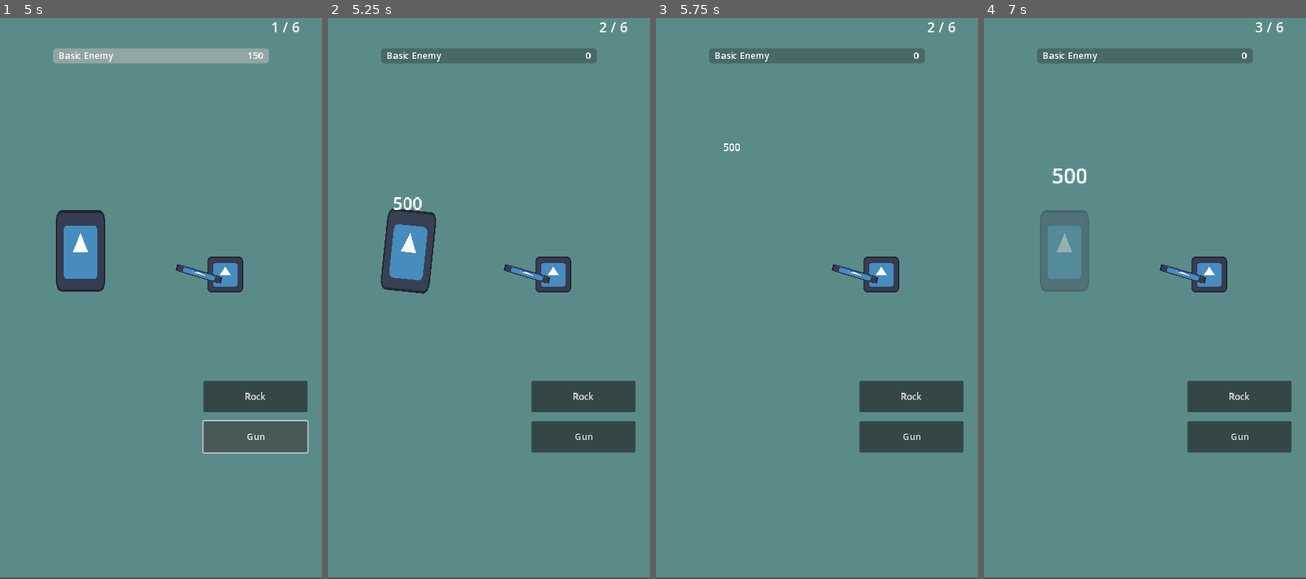
Above: before the commit, frames 1-4 (left to right).
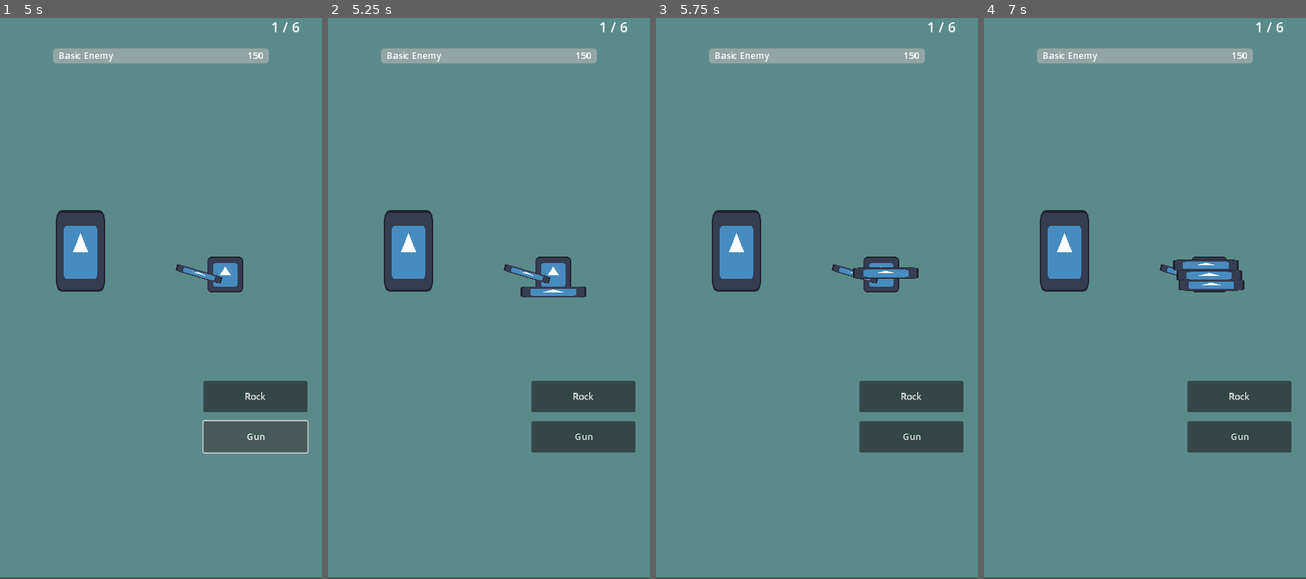
Above: after the commit, the same moments.

Repository: AhwetAlFo2ra/TapTap
Game: Godot game, scene res://GameTest/MainScreen.tscn
Same seed, same stepped clock (60 frames per second), same inputs: the game is played once before the commit and once after it. The project has no main scene, so this scene is started directly. The engine's default icon, where the game draws it, is replaced by a stand-in: a white triangle on a blue panel in a dark square.
Inputs (mouse positions are in pixels of both pictures, inside the frame that each line leads up to):
- Up to frame 1 (5 s): click "Rock" at 0.5 s; click "Gun" at 1.25 s; click "Rock" at 2 s; click "Gun" at 2.75 s; click "Rock" at 3.5 s; click "Gun" at 4.25 s
- Up to frame 2 (5.25 s): tap Enter at 5 s; move the mouse to (559, 264) at 5.02 s; click (559, 264) at 5.17 s
- Up to frame 3 (5.75 s): no input
- Up to frame 4 (7 s): move the mouse to (1080, 320) at 5.77 s; click (1080, 320) at 5.92 s; move the mouse to (1177, 163) at 6.52 s; click (1177, 163) at 6.67 s

Frame 1 is identical in both runs. In frame 2, 2.8% of the frame differs, in the area x 16-87%, y 0-50%; in frame 3, 4.4%; in frame 4, 5.0%, in the area x 16-87%, y 0-49%.

Commit message:
map and projectiles

Diff:
--- a/Project/Data/PlayerData/da_player_gun.tres
+++ b/Project/Data/PlayerData/da_player_gun.tres
@@ -1,6 +1,7 @@
-[gd_resource type="Resource" script_class="data_player" load_steps=3 format=3 uid="uid://lqmbse7p5x7c"]
+[gd_resource type="Resource" script_class="data_player" load_steps=4 format=3 uid="uid://lqmbse7p5x7c"]
 
 [ext_resource type="PackedScene" uid="uid://cvhxuld2dd25x" path="res://Visuals/PlayerVisuals/visual_player_gun.tscn" id="1_ovedd"]
+[ext_resource type="PackedScene" uid="uid://cvxuqs1mm3ryj" path="res://Visuals/Projectiles/visual_projectile_rocket.tscn" id="2_657ku"]
 [ext_resource type="Script" path="res://Data/Scripts/data_player.gd" id="2_lo54r"]
 
 [resource]
@@ -8,3 +9,5 @@
 display_name = "Gun"
 player_visual = ExtResource("1_ovedd")
 player_damage = 500.0
+unlocked = false
+projectile_visual = ExtResource("2_657ku")
--- a/Project/Data/PlayerData/da_player_rock.tres
+++ b/Project/Data/PlayerData/da_player_rock.tres
@@ -1,6 +1,7 @@
-[gd_resource type="Resource" script_class="data_player" load_steps=3 format=3 uid="uid://23hghugyxhyp"]
+[gd_resource type="Resource" script_class="data_player" load_steps=4 format=3 uid="uid://23hghugyxhyp"]
 
 [ext_resource type="PackedScene" uid="uid://cei5y8n3tqtvi" path="res://Visuals/PlayerVisuals/visual_player_rock.tscn" id="1_ffxwo"]
+[ext_resource type="PackedScene" uid="uid://bmu7reuo24yts" path="res://Visuals/Projectiles/visual_projectile_rock.tscn" id="2_5yixk"]
 [ext_resource type="Script" path="res://Data/Scripts/data_player.gd" id="2_spa58"]
 
 [resource]
@@ -9,3 +10,4 @@
 player_visual = ExtResource("1_ffxwo")
 player_damage = 100.0
 unlocked = true
+projectile_visual = ExtResource("2_5yixk")
--- a/Project/Data/Scripts/data_player.gd
+++ b/Project/Data/Scripts/data_player.gd
@@ -7,12 +7,14 @@
 @export var player_damage: float
 @export var unlocked: bool
 
+@export var projectile_visual: PackedScene
 
 # Make sure that every parameter has a default value.
 # Otherwise, there will be problems with creating and editing
 # your resource via the inspector.
-func _init(p_display_name = "Player Name", p_player_visual = null, p_player_damage = 10, p_unlocked = false):
+func _init(p_display_name = "Player Name", p_player_visual = null, p_player_damage = 10, p_unlocked = false, p_projectile_visual = null):
 	display_name = p_display_name
 	player_visual = p_player_visual
 	player_damage = p_player_damage
 	unlocked = p_unlocked
+	projectile_visual = p_projectile_visual
--- /dev/null
+++ b/Project/GameTest/map.gd
@@ -0,0 +1,30 @@
+extends Node2D
+
+@onready var panel = $SelectedMapPanel
+@onready var mapNameLabel = $SelectedMapPanel/Label_SelectedMap
+
+# Called when the node enters the scene tree for the first time.
+func _ready():
+	panel.visible = false
+
+func _on_btn_naqb_pressed():
+	print("NAQB")
+	panel.visible = true
+	mapNameLabel.set_text("NQAB")
+
+func _on_btn_ramla_pressed():
+	print("RAMLA")
+	panel.visible = true
+	mapNameLabel.set_text("RAMLA")
+
+func _on_btn_gaza_pressed():
+	print("GAZA")
+	panel.visible = true
+	mapNameLabel.set_text("GAZA")
+
+func _on_game_click_pressed():
+	panel.visible = false
+
+
+func _on_btn_start_pressed():
+	get_tree().change_scene_to_file("res://GameTest/MainScreen.tscn")
--- /dev/null
+++ b/Project/GameTest/map.tscn
@@ -0,0 +1,107 @@
+[gd_scene load_steps=12 format=3 uid="uid://reiyjueprlxv"]
+
+[ext_resource type="Script" path="res://GameTest/map.gd" id="1_bg5uh"]
+[ext_resource type="Texture2D" uid="uid://cbnoq71ficd22" path="res://Art/Map/Naqb.png" id="3_f02ip"]
+[ext_resource type="Texture2D" uid="uid://b8l8y3gc6dnwk" path="res://Art/Map/Naqb_Pressed.png" id="3_r0ljy"]
+[ext_resource type="Texture2D" uid="uid://depdups0tcovk" path="res://Art/Map/Ramla.png" id="4_1s12h"]
+[ext_resource type="BitMap" uid="uid://bg8g75r5jrmny" path="res://Art/Map/Naqb_mask.png" id="5_alvkq"]
+[ext_resource type="BitMap" uid="uid://cl1vphrgegmxp" path="res://Art/Map/Ramla_mask.png" id="5_da0ep"]
+[ext_resource type="Texture2D" uid="uid://b2kb1h7kibbn2" path="res://Art/Map/Ramla_pressed.png" id="6_ur7pc"]
+[ext_resource type="Texture2D" uid="uid://873mkiit25v2" path="res://Art/Map/Gaza.png" id="6_xuvvx"]
+[ext_resource type="BitMap" uid="uid://ctwsj14jljvsd" path="res://Art/Map/Gaza_mask.png" id="7_u0p86"]
+[ext_resource type="Texture2D" uid="uid://h177nk837f8a" path="res://Art/Map/Gaza_Pressed.png" id="9_oeola"]
+
+[sub_resource type="ButtonGroup" id="ButtonGroup_7lb7f"]
+
+[node name="map" type="Node2D"]
+script = ExtResource("1_bg5uh")
+metadata/_edit_vertical_guides_ = [288.0]
+
+[node name="ColorRect" type="ColorRect" parent="."]
+offset_right = 576.0
+offset_bottom = 1022.0
+size_flags_horizontal = 0
+size_flags_vertical = 0
+color = Color(0.356863, 0.545098, 0.537255, 1)
+metadata/_edit_use_anchors_ = true
+
+[node name="GameClick" type="Button" parent="."]
+modulate = Color(1, 1, 1, 0)
+self_modulate = Color(1, 1, 1, 0)
+offset_right = 576.0
+offset_bottom = 1022.0
+toggle_mode = true
+button_group = SubResource("ButtonGroup_7lb7f")
+
+[node name="Btn_Naqb" type="TextureButton" parent="."]
+offset_left = 98.0
+offset_top = 381.0
+offset_right = 336.0
+offset_bottom = 844.0
+toggle_mode = true
+button_group = SubResource("ButtonGroup_7lb7f")
+texture_normal = ExtResource("3_f02ip")
+texture_pressed = ExtResource("3_r0ljy")
+texture_click_mask = ExtResource("5_alvkq")
+
+[node name="Btn_Ramla" type="TextureButton" parent="."]
+offset_left = 176.0
+offset_top = 296.0
+offset_right = 254.0
+offset_bottom = 372.0
+toggle_mode = true
+button_group = SubResource("ButtonGroup_7lb7f")
+texture_normal = ExtResource("4_1s12h")
+texture_pressed = ExtResource("6_ur7pc")
+texture_click_mask = ExtResource("5_da0ep")
+
+[node name="Btn_Gaza" type="TextureButton" parent="."]
+offset_left = 88.0
+offset_top = 326.0
+offset_right = 222.0
+offset_bottom = 470.0
+toggle_mode = true
+button_group = SubResource("ButtonGroup_7lb7f")
+texture_normal = ExtResource("6_xuvvx")
+texture_pressed = ExtResource("9_oeola")
+texture_click_mask = ExtResource("7_u0p86")
+
+[node name="SelectedMapPanel" type="Control" parent="."]
+layout_mode = 3
+anchors_preset = 0
+offset_left = 70.0
+offset_top = 880.0
+offset_right = 508.0
+offset_bottom = 976.0
+
+[node name="Label_SelectedMap" type="Label" parent="SelectedMapPanel"]
+layout_mode = 1
+anchors_preset = 8
+anchor_left = 0.5
+anchor_top = 0.5
+anchor_right = 0.5
+anchor_bottom = 0.5
+offset_left = -171.0
+offset_top = -45.0
+offset_right = 171.0
+offset_bottom = 1.0
+grow_horizontal = 2
+grow_vertical = 2
+theme_override_font_sizes/font_size = 25
+text = "SELECTED NAME"
+horizontal_alignment = 1
+vertical_alignment = 1
+
+[node name="Btn_Start" type="Button" parent="SelectedMapPanel"]
+layout_mode = 0
+offset_left = 104.0
+offset_top = 49.0
+offset_right = 336.0
+offset_bottom = 96.0
+text = "START"
+
+[connection signal="pressed" from="GameClick" to="." method="_on_game_click_pressed"]
+[connection signal="pressed" from="Btn_Naqb" to="." method="_on_btn_naqb_pressed"]
+[connection signal="pressed" from="Btn_Ramla" to="." method="_on_btn_ramla_pressed"]
+[connection signal="pressed" from="Btn_Gaza" to="." method="_on_btn_gaza_pressed"]
+[connection signal="pressed" from="SelectedMapPanel/Btn_Start" to="." method="_on_btn_start_pressed"]
--- a/Project/GameTest/testInput.gd
+++ b/Project/GameTest/testInput.gd
@@ -20,6 +20,7 @@
 @export var allowed_players_data: data_allowed_players
 var player = null
 var playerDamage = 1000
+var player_projectile :PackedScene = null;
 
 # Called when the node enters the scene tree for the first time.
 func _ready():
@@ -29,29 +30,39 @@
 	_update_label_count_ui()
 
 func _on_game_gui_input(event):
+
+	if event is InputEventScreenTouch and event.is_pressed() and player_projectile:
+		var projectile_instance = player_projectile.instantiate()
+		add_child(projectile_instance)
+		projectile_instance.start_pos = player.get_global_position()
+		projectile_instance.end_pos = enemy.get_global_position() + Vector2(_get_random_in_range(-40.0,40.0), -randi()%100)
+		projectile_instance.y_max_height += _get_random_in_range(-10.0, 10.0)
+		projectile_instance.tween_complete.connect(_on_hit)
+
+func _on_hit():
 	if enemyHealth <= 0:
 		return
-	if event is InputEventScreenTouch and event.is_pressed():
-		enemyHealth -= playerDamage
-		progressBar.value = enemyHealth
-		label_enemy_hp.set_text(str(max(enemyHealth,0)))
-		var tween = create_tween().set_parallel(true)
 
-		tween.tween_property(enemy.get_child(0), "rotation_degrees", (randi() % 40 + -20), 0.05)
-		tween.chain().tween_property(enemy.get_child(0), "rotation_degrees", 0, 0.05)
+	enemyHealth -= playerDamage
+	progressBar.value = enemyHealth
+	label_enemy_hp.set_text(str(max(enemyHealth,0)))
+	var tween = create_tween().set_parallel(true)
 
-		var text_instance = floating_damage_text.instantiate()
-		text_instance.amount = playerDamage
-		add_child(text_instance)
-		var test = enemy.get_child(0).get_scale()
-		text_instance.position = enemy.get_child(0).get_global_position()-Vector2(0,test.y*64)
-		if enemyHealth <= 0:
-			#enemy.visible = false
-			enemy_dead_counter += 1
-			_update_label_count_ui()
-			#progressBar.visible = false
-			timer.start(0.8)
-			tween.tween_property(enemy.get_child(0), "modulate", Color.TRANSPARENT, 0.4)
+	tween.tween_property(enemy.get_child(0), "rotation_degrees", (randi() % 40 + -20), 0.05)
+	tween.chain().tween_property(enemy.get_child(0), "rotation_degrees", 0, 0.05)
+
+	var text_instance = floating_damage_text.instantiate()
+	text_instance.amount = playerDamage
+	add_child(text_instance)
+	var test = enemy.get_child(0).get_scale()
+	text_instance.position = enemy.get_child(0).get_global_position()-Vector2(0,test.y*64)
+	if enemyHealth <= 0:
+		#enemy.visible = false
+		enemy_dead_counter += 1
+		_update_label_count_ui()
+		#progressBar.visible = false
+		timer.start(0.8)
+		tween.tween_property(enemy.get_child(0), "modulate", Color.TRANSPARENT, 0.4)
 
 
 func _on_respawntimer_timeout():
@@ -101,6 +112,7 @@
 	var player_data = allowed_players_data.players[allowed_players_data.current_index]
 	player = player_data.player_visual.instantiate()
 	playerDamage = player_data.player_damage
+	player_projectile = player_data.projectile_visual
 	player_parent.add_child(player)
 
 
--- /dev/null
+++ b/Project/Visuals/Projectiles/projectile.gd
@@ -0,0 +1,30 @@
+extends Node2D
+
+@onready var label = $Label
+
+@export var start_pos: Vector2 = Vector2(0,0)
+@export var end_pos: Vector2 = Vector2(0,0)
+@export var time_in_air: float = 1.0
+
+@export var movementCurve: Curve
+@export var y_adjustment: Curve
+@export var y_max_height: float = 10.0
+
+signal tween_complete
+
+# Called when the node enters the scene tree for the first time.
+func _ready():
+	var tween = create_tween()
+	tween.tween_method(update_location_tween, 0.0, 1, time_in_air)
+	tween.connect("finished", on_tween_finished)
+
+func update_location_tween(t: float):
+	var new_position = start_pos.lerp(end_pos, movementCurve.sample(t))
+	new_position.y -= y_max_height * y_adjustment.sample(t)
+	set_position(new_position)
+	pass
+
+func on_tween_finished():
+	tween_complete.emit()
+	queue_free()
+	pass
--- /dev/null
+++ b/Project/Visuals/Projectiles/visual_projectile_rock.tscn
@@ -0,0 +1,34 @@
+[gd_scene load_steps=6 format=3 uid="uid://bmu7reuo24yts"]
+
+[ext_resource type="Script" path="res://Visuals/Projectiles/projectile.gd" id="1_1ea34"]
+[ext_resource type="Texture2D" uid="uid://bumhx2tx4juht" path="res://icon.svg" id="2_7jafk"]
+
+[sub_resource type="Curve" id="Curve_wp4iu"]
+_data = [Vector2(0, 0), 0.0, 1.0, 0, 1, Vector2(1, 1), 1.0, 0.0, 1, 0]
+point_count = 2
+
+[sub_resource type="Curve" id="Curve_6fr7n"]
+_data = [Vector2(0, 0), 0.0, 5.58719, 0, 0, Vector2(1, 0), -3.10464, 0.0, 0, 0]
+point_count = 2
+
+[sub_resource type="SpriteFrames" id="SpriteFrames_03nw2"]
+animations = [{
+"frames": [{
+"duration": 1.0,
+"texture": ExtResource("2_7jafk")
+}],
+"loop": true,
+"name": &"default",
+"speed": 5.0
+}]
+
+[node name="Projectile_Rock" type="Node2D"]
+script = ExtResource("1_1ea34")
+time_in_air = 0.8
+movementCurve = SubResource("Curve_wp4iu")
+y_adjustment = SubResource("Curve_6fr7n")
+y_max_height = 300.0
+
+[node name="AnimatedSprite2D" type="AnimatedSprite2D" parent="."]
+scale = Vector2(0.25, 0.25)
+sprite_frames = SubResource("SpriteFrames_03nw2")
--- /dev/null
+++ b/Project/Visuals/Projectiles/visual_projectile_rocket.tscn
@@ -0,0 +1,34 @@
+[gd_scene load_steps=6 format=3 uid="uid://cvxuqs1mm3ryj"]
+
+[ext_resource type="Script" path="res://Visuals/Projectiles/projectile.gd" id="1_qw06g"]
+[ext_resource type="Texture2D" uid="uid://bumhx2tx4juht" path="res://icon.svg" id="2_vmguc"]
+
+[sub_resource type="Curve" id="Curve_wp4iu"]
+_data = [Vector2(0.00688073, 0), 0.0, 0.0, 0, 0, Vector2(0.3, 0), 0.674923, 0.674923, 0, 0, Vector2(0.616972, 0), 0.0, 0.0, 0, 0, Vector2(1, 1), 9.37849, 0.0, 0, 0]
+point_count = 4
+
+[sub_resource type="Curve" id="Curve_6fr7n"]
+_data = [Vector2(0, 0), 0.0, 0.0, 0, 0, Vector2(0.3, 0.2), 0.0, 0.0, 0, 0, Vector2(1, 0), 0.0, 0.0, 0, 0]
+point_count = 3
+
+[sub_resource type="SpriteFrames" id="SpriteFrames_03nw2"]
+animations = [{
+"frames": [{
+"duration": 1.0,
+"texture": ExtResource("2_vmguc")
+}],
+"loop": true,
+"name": &"default",
+"speed": 5.0
+}]
+
+[node name="Projectile_Rocket" type="Node2D"]
+script = ExtResource("1_qw06g")
+time_in_air = 3.0
+movementCurve = SubResource("Curve_wp4iu")
+y_adjustment = SubResource("Curve_6fr7n")
+y_max_height = 250.0
+
+[node name="AnimatedSprite2D" type="AnimatedSprite2D" parent="."]
+scale = Vector2(0.921875, 0.15625)
+sprite_frames = SubResource("SpriteFrames_03nw2")
Binary file added: Project/Art/Map/Gaza.png
Not shown, added: Project/Art/Map/Gaza.png.import
Binary file added: Project/Art/Map/Gaza_Pressed.png
Not shown, added: Project/Art/Map/Gaza_Pressed.png.import
Binary file added: Project/Art/Map/Gaza_mask.png
Not shown, added: Project/Art/Map/Gaza_mask.png.import
Binary file added: Project/Art/Map/Naqb.png
Not shown, added: Project/Art/Map/Naqb.png.import
Binary file added: Project/Art/Map/Naqb_Pressed.png
Not shown, added: Project/Art/Map/Naqb_Pressed.png.import
Binary file added: Project/Art/Map/Naqb_mask.png
Not shown, added: Project/Art/Map/Naqb_mask.png.import
(and 6 more such lines)
